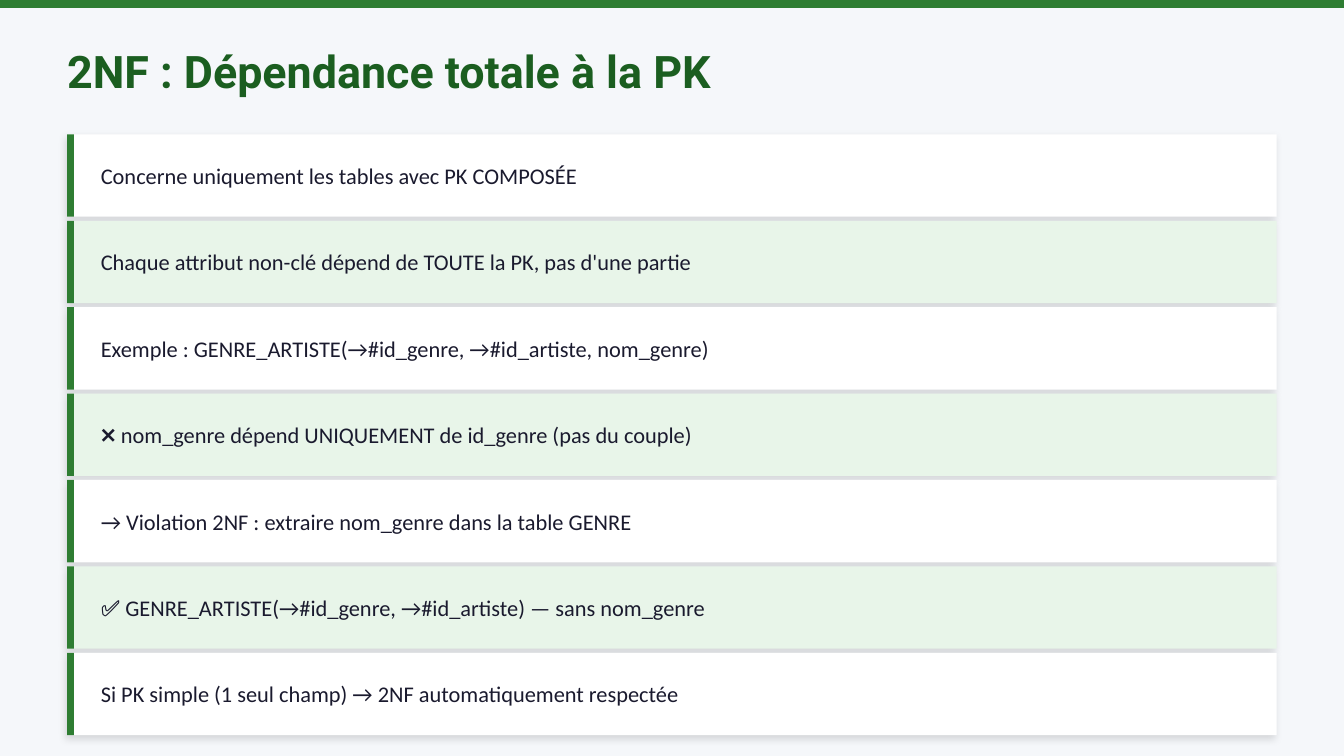
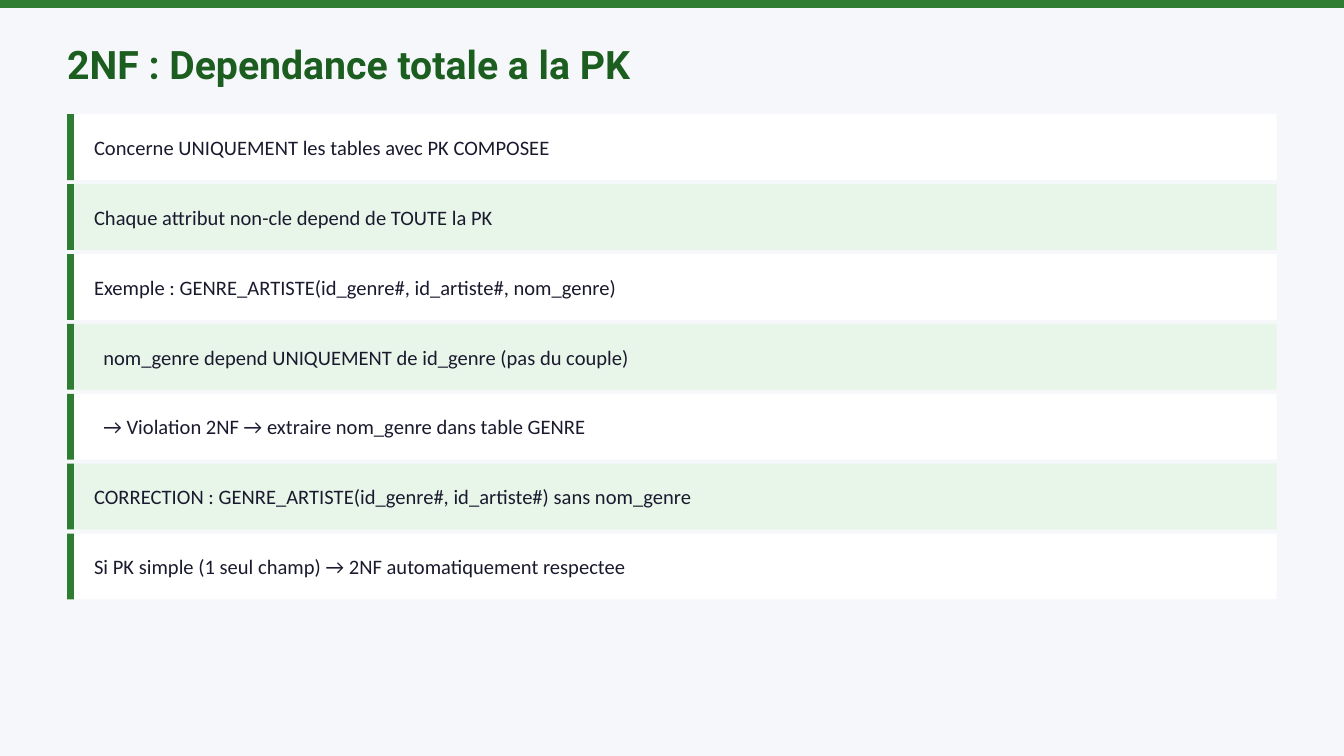
Before and after one commit to mbiTati/unit4_gamifie, a slide deck: slide 5 of pptx/Module07_Normalisation_1NF_2NF_3NF.pptx (slide 4 before the commit). Drawn at 1344x756 pixels with LibreOffice and Linux fonts; fonts in the diff are those of the drawing. Boxes give left, top, right and bottom in pixels: in the first picture for what was removed or moved away, otherwise in the second. Text is boxed around its words. In the diff, an @@ line names an element or a change of style, - is before the commit and + after.

Commit message:
🎨 ENRICHISSEMENT FINAL: 6 PPTX enrichis (3,7,9,11,13,14 → 9-12 slides avec Merise+GESCOM) + toggle sandbox

```diff
--- a/pptx/Module07_Normalisation_1NF_2NF_3NF.pptx
+++ b/pptx/Module07_Normalisation_1NF_2NF_3NF.pptx
@@ text at box(67, 49, 630, 87): text changed; size 24 to 21 pt @@
-2NF : Dépendance totale à la PK
+2NF : Dependance totale a la PK
@@ rectangle: place and size @@
-rectangle at box(67, 134, 1277, 216)
+rectangle at box(67, 114, 1277, 180)
@@ rectangle: place and size @@
-rectangle at box(67, 134, 74, 216)
+rectangle at box(67, 114, 74, 180)
@@ text at box(94, 140, 550, 158): text changed; size 12 to 11 pt @@
-Concerne uniquement les tables avec PK COMPOSÉE
+Concerne UNIQUEMENT les tables avec PK COMPOSEE
@@ rectangle: place and size @@
-rectangle at box(67, 220, 1277, 302)
+rectangle at box(67, 184, 1277, 250)
@@ rectangle: place and size @@
-rectangle at box(67, 220, 74, 302)
+rectangle at box(67, 184, 74, 250)
@@ text at box(94, 210, 492, 229): text changed; size 12 to 11 pt @@
-Chaque attribut non-clé dépend de TOUTE la PK, pas d'une partie
+Chaque attribut non-cle depend de TOUTE la PK
@@ rectangle: place and size @@
-rectangle at box(67, 308, 1277, 390)
+rectangle at box(67, 254, 1277, 320)
@@ rectangle: place and size @@
-rectangle at box(67, 308, 74, 390)
+rectangle at box(67, 254, 74, 320)
@@ text at box(94, 280, 616, 299): text changed; size 12 to 11 pt @@
-Exemple : GENRE_ARTISTE(→#id_genre, →#id_artiste, nom_genre)
+Exemple : GENRE_ARTISTE(id_genre#, id_artiste#, nom_genre)
@@ rectangle: place and size @@
-rectangle at box(67, 394, 1277, 476)
+rectangle at box(67, 324, 1277, 390)
@@ rectangle: place and size @@
-rectangle at box(67, 394, 74, 476)
+rectangle at box(67, 324, 74, 390)
@@ text at box(103, 350, 628, 369): text changed; size 12 to 11 pt @@
-❌ nom_genre dépend UNIQUEMENT de id_genre (pas du couple)
+nom_genre depend UNIQUEMENT de id_genre (pas du couple)
@@ rectangle: place and size @@
-rectangle at box(67, 480, 1277, 562)
+rectangle at box(67, 394, 1277, 460)
@@ rectangle: place and size @@
-rectangle at box(67, 480, 74, 562)
+rectangle at box(67, 394, 74, 460)
@@ text at box(127, 419, 586, 438): text changed; size 12 to 11 pt @@
-→ Violation 2NF : extraire nom_genre dans la table GENRE
+→ Violation 2NF → extraire nom_genre dans table GENRE
@@ rectangle: place and size @@
-rectangle at box(67, 566, 1277, 648)
+rectangle at box(67, 464, 1277, 530)
@@ rectangle: place and size @@
-rectangle at box(67, 566, 74, 648)
+rectangle at box(67, 464, 74, 530)
@@ text at box(94, 489, 691, 508): text changed; size 12 to 11 pt @@
-✅ GENRE_ARTISTE(→#id_genre, →#id_artiste) — sans nom_genre
+CORRECTION : GENRE_ARTISTE(id_genre#, id_artiste#) sans nom_genre
@@ shadow off in 7 elements at box(67, 114, 1277, 180), box(67, 184, 1277, 250), box(67, 254, 1277, 320), box(67, 324, 1277, 390), box(67, 394, 1277, 460), box(67, 464, 1277, 530), box(67, 534, 1277, 599) @@
@@ rectangle: place and size @@
-rectangle at box(67, 653, 1277, 735)
+rectangle at box(67, 534, 1277, 599)
@@ rectangle: place and size @@
-rectangle at box(67, 653, 74, 735)
+rectangle at box(67, 534, 74, 599)
@@ text at box(94, 559, 625, 578): text changed; size 12 to 11 pt @@
-Si PK simple (1 seul champ) → 2NF automatiquement respectée
+Si PK simple (1 seul champ) → 2NF automatiquement respectee
```
Also in this commit, not shown: 5 other slides changed, 4 slides added, 3 slides removed, 6 other files.
